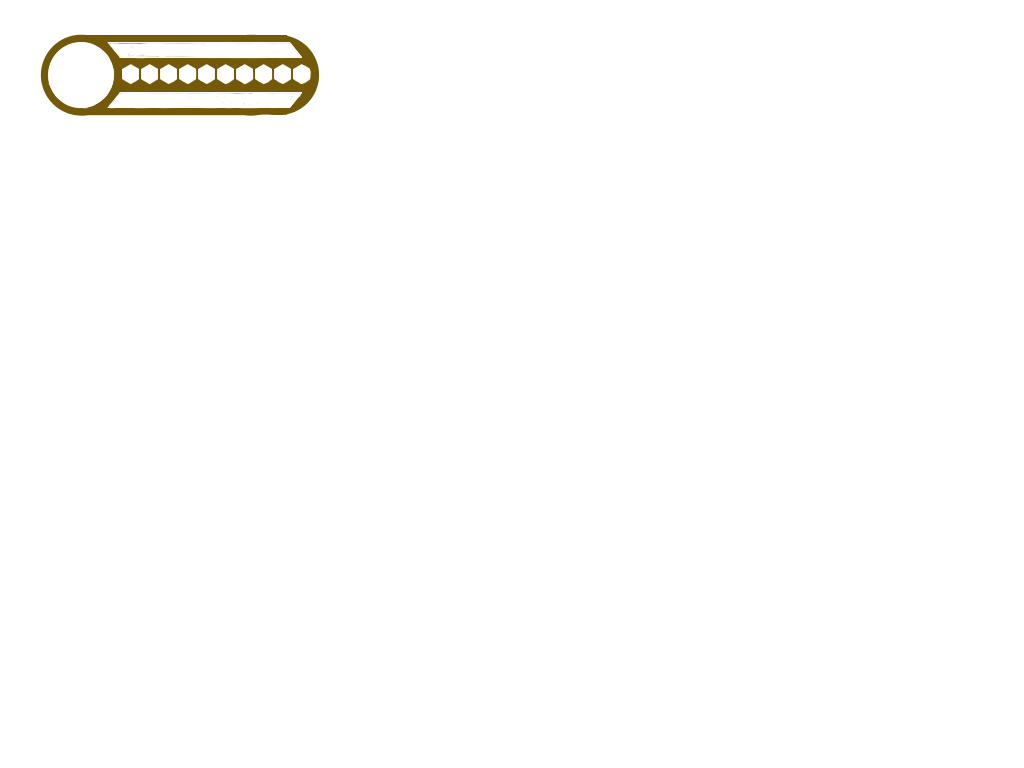
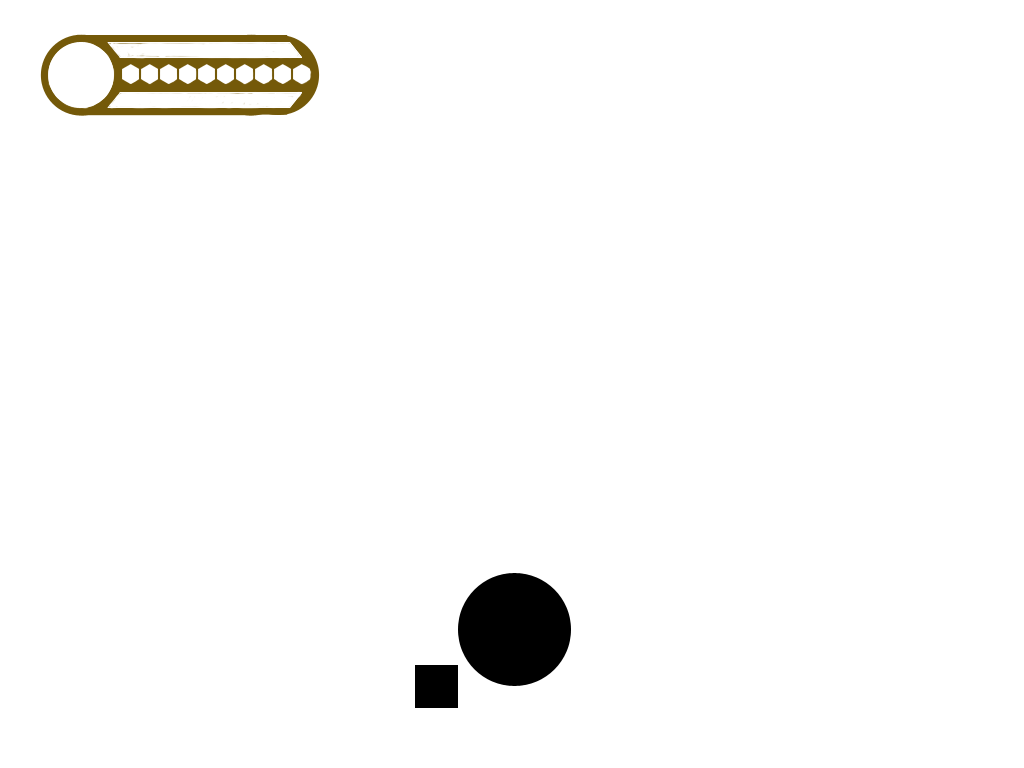
Layered file, before and after one edit (1024×768). Changes by layer:
added group "Group 1" with 1 layers above "Layer 5 copy 9" over [415, 573, 571, 708]
added layer "Shape 2" in group "Group 1" over [415, 573, 571, 708]
